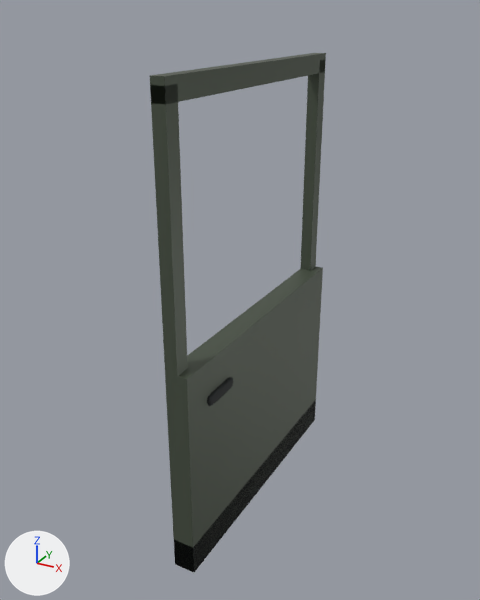
The glTF model game/assets/models/vehicle/mule_door_rr.glb as it was, and as the next commit left it.
The view is the same before and after, from a camera (50 mm lens) standing at (0.86, -2.212, 2.078) and looking at (-0.081, -0.501, 1.223). Every picture has the same lights, and +X, +Y and +Z are marked at lower left. The picture after the commit comes second. Vertices at exactly the same position are counted once.

Before the edit, the objects in view are built like this:
```python
me_mule_door_r = bpy.data.meshes.new('mule_door_r')
me_mule_door_r.from_pydata(...)  # 190 vertices, 338 faces; spans x -0.14..0.016, y -0.94..0.0, z 0.5..1.94
# faces by material slot: [48, 148, 142]
me_mule_door_r.materials.append(mat_mule_door_r_paint)
me_mule_door_r.materials.append(mat_mule_door_r_card)
me_mule_door_r.materials.append(mat_mule_door_r_clad)
ob_mule_door_r = bpy.data.objects.new('mule_door_r', me_mule_door_r)
ob_mule_door_r.location = (0.0, 0.0, 0.0)
```
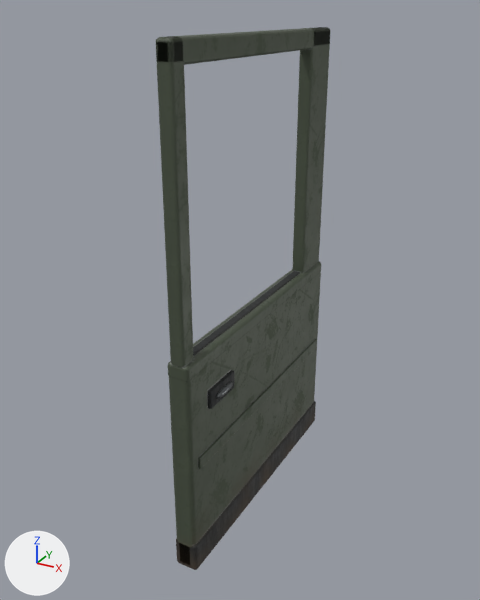
Where the change shows, as pixel boxes [x1, y1, x2, y2] in the pictures (480 x 600 px):
'mule_door_r', reshaped: before [150, 53, 326, 572]; after [156, 27, 330, 570]
part 1 of me_mule_door_r, rebuilt (33% taller): before [207, 377, 234, 406]; after [208, 370, 235, 409]
part 2 of me_mule_door_r, rebuilt (14% narrower, 43% shorter): before [150, 60, 326, 572]; after [169, 272, 321, 563]
part 3 of me_mule_door_r, added: after [156, 27, 330, 368]
part 4 of me_mule_door_r, added: after [198, 339, 317, 469]
part 5 of me_mule_door_r, added: after [168, 261, 321, 382]
part 6 of me_mule_door_r, added: after [193, 271, 300, 356]
part 7 of me_mule_door_r, added: after [176, 401, 316, 570]
part 8 of me_mule_door_r, added: after [216, 382, 233, 399]
part 9 of me_mule_door_r, deleted: before [150, 53, 326, 104]

The edits, one by one:
Picture 'mule_door_rr_nrm' (img_mule_door_rr_nrm) is new.
Picture 'mule_door_rr_mr' (img_mule_door_rr_mr) is new.
Picture 'mule_door_rr_base' (img_mule_door_rr_base) is new.
Material 'mule_door_rr_Baked' (mat_mule_door_rr_baked) is new.
Uses the picture img_mule_door_rr_base.
Uses the picture img_mule_door_rr_mr.
Uses the picture img_mule_door_rr_nrm.
me_mule_door_r is used by ob_mule_door_r; location (0.0, 0.0, 0.0).
me_mule_door_r had 190 vertices, 338 faces and spanned x -0.14..0.016, y -0.94..0.0, z 0.5..1.94.
me_mule_door_r no longer uses material mat_mule_door_r_paint.
me_mule_door_r no longer uses material mat_mule_door_r_card.
me_mule_door_r no longer uses material mat_mule_door_r_clad.
me_mule_door_r now has 661 vertices, 1293 faces and spans x -0.135..0.024, y -0.935..-0.005, z 0.5..2.02.
me_mule_door_r part 1: the loose piece of 72 vertices spanning x 0.0..0.016, y -0.85..-0.71, z 1.044..1.076 is rebuilt with 56 vertices and now spans x -0.004..0.012, y -0.84..-0.7, z 1.03..1.09, in mat_mule_door_rr_baked.
me_mule_door_r part 2: the loose piece of 26 vertices spanning x -0.07..0.0, y -0.94..0.0, z 0.5..1.92 is rebuilt with 96 vertices and now spans x -0.07..0.0, y -0.935..-0.005, z 0.5..1.18, in mat_mule_door_rr_baked.
me_mule_door_r part 3: a new loose piece of 145 vertices spanning x -0.058..-0.012, y -0.935..-0.005, z 1.2..2.02, in mat_mule_door_rr_baked.
me_mule_door_r part 4: a new loose piece of 56 vertices spanning x 0.0..0.008, y -0.9..-0.04, z 0.86..0.9, in mat_mule_door_rr_baked.
me_mule_door_r part 5: a new loose piece of 56 vertices spanning x -0.07..0.0, y -0.935..-0.005, z 1.16..1.21, in mat_mule_door_rr_baked.
me_mule_door_r part 6: a new loose piece of 56 vertices spanning x -0.048..-0.022, y -0.88..-0.16, z 1.19..1.215, in mat_mule_door_rr_baked.
me_mule_door_r part 7: a new loose piece of 56 vertices spanning x -0.07..0.006, y -0.935..-0.005, z 0.5..0.6, in mat_mule_door_rr_baked.
me_mule_door_r part 8: a new loose piece of 26 vertices spanning x 0.008..0.024, y -0.82..-0.72, z 1.048..1.072, in mat_mule_door_rr_baked.
Part 9, on me_mule_door_r:
8 vertices are removed from x -0.07..-0.03, y -0.94..0.0, z 1.88..1.94.
12 faces are deleted.
Other edits to the shape of me_mule_door_r do not show in these pictures.
me_mule_door_r gains material mat_mule_door_rr_baked.
